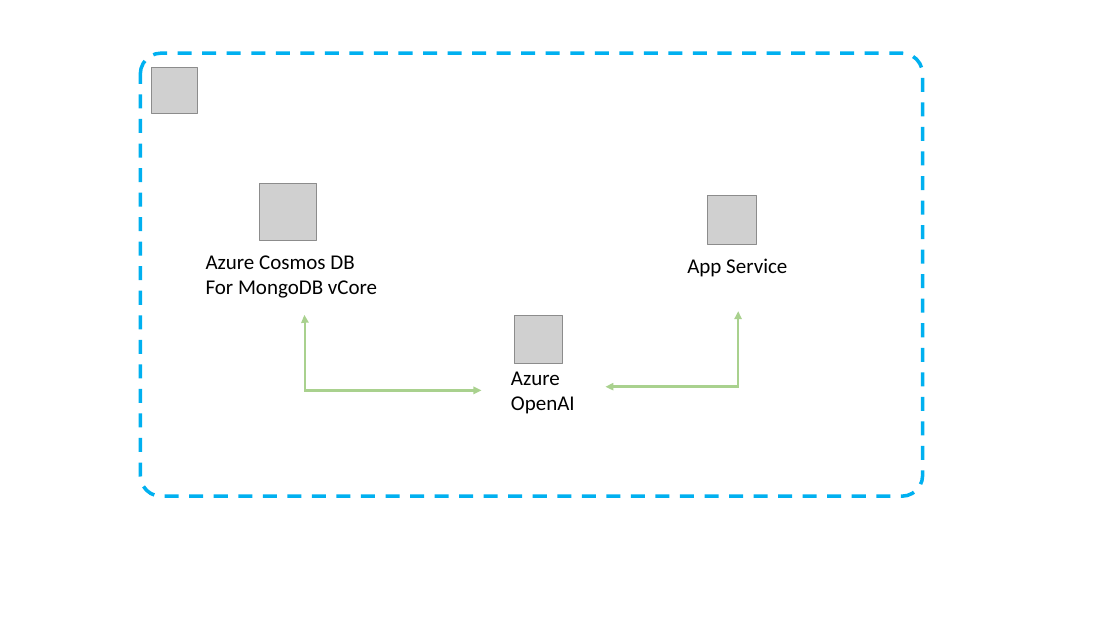
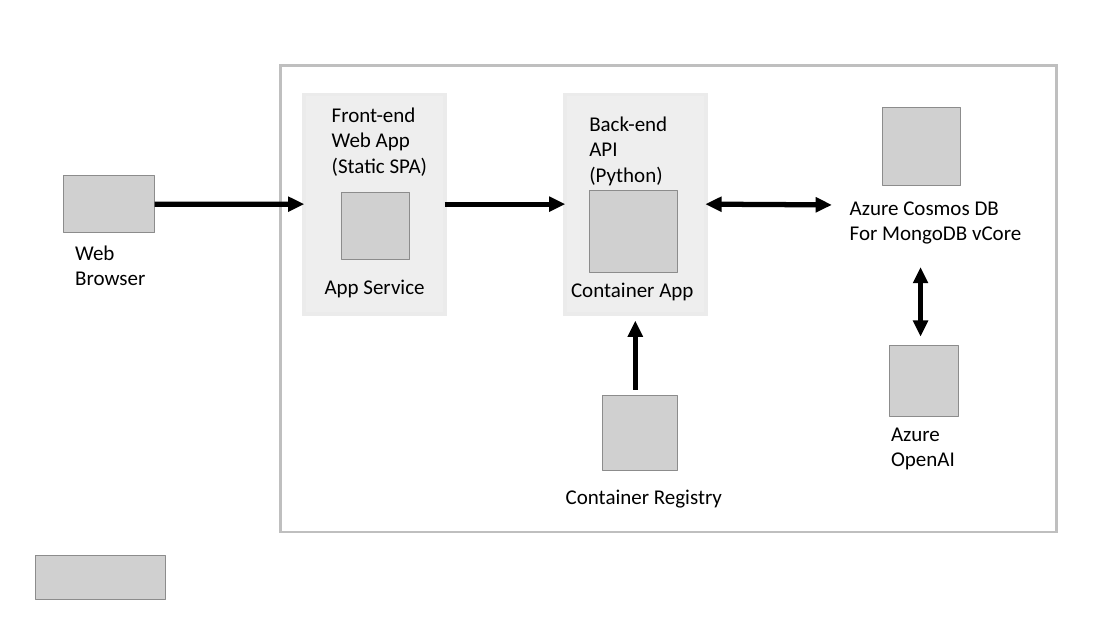
Before and after one commit to AzureCosmosDB/Azure-OpenAI-Python-Developer-Guide, a slide deck: slide 1 of assets/architecture.pptx. Drawn at 1120x630 pixels with LibreOffice and Linux fonts; fonts in the diff are those of the drawing; grey boxes stand for pictures. Boxes give left, top, right and bottom in pixels: in the first picture for what was removed or moved away, otherwise in the second. Text is boxed around its words. In the diff, an @@ line names an element or a change of style, - is before the commit and + after.

```diff
--- a/assets/architecture.pptx
+++ b/assets/architecture.pptx
@@ picture removed at (152, 68, 197, 113) @@
@@ rounded rectangle: place and size @@
-rounded rectangle at (140, 53, 923, 496)
+rounded rectangle at (281, 66, 1057, 532)
@@ rounded rectangle at (281, 66, 1057, 532): outline #00B0F0 3 pt dashed to #BFBFBF 2.25 pt; proportions changed @@
@@ rounded rectangle added at (304, 95, 445, 314), fill #EEEEEE, outline #EBEBEB 3 pt @@
@@ text added at (332, 107, 427, 176), 18 pt, text #000000 @@
+Front-end
+Web App
+(Static SPA)
@@ rounded rectangle added at (565, 95, 706, 314), fill #EEEEEE, outline #EBEBEB 3 pt @@
@@ text added at (589, 116, 667, 186), 18 pt, text #000000 @@
+Back-end
+API
+(Python)
@@ picture: place and size @@
-picture at (260, 183, 317, 240)
+picture at (883, 108, 961, 186)
@@ picture added at (64, 176, 155, 233) @@
@@ arrow added from (155, 204) to (304, 204), #000000 4.5 pt @@
@@ picture added at (342, 192, 410, 260) @@
@@ arrow added from (445, 204) to (565, 204), #000000 4.5 pt @@
@@ picture added at (589, 191, 677, 272) @@
@@ double arrow added from (706, 204) to (832, 205), #000000 4.5 pt @@
@@ picture removed at (707, 196, 756, 245) @@
@@ text "Azure Cosmos DB": place and size @@
-text "Azure Cosmos DB" at (206, 255, 377, 298)
+text "Azure Cosmos DB" at (850, 201, 1021, 244)
@@ text added at (75, 245, 145, 285), 18 pt, text #000000 @@
+Web
+Browser
@@ text "App Service": place and size @@
-text "App Service" at (687, 258, 787, 277)
+text "App Service" at (325, 279, 424, 298)
@@ double arrow added from (921, 267) to (921, 336), #000000 4.5 pt @@
@@ text added at (571, 282, 693, 301), 18 pt, text #000000 @@
+Container App
@@ elbow double arrow removed from (304, 315) to (481, 391) @@
@@ elbow double arrow removed from (739, 312) to (606, 386) @@
@@ arrow added from (635, 390) to (635, 321), #000000 4.5 pt @@
@@ picture: place and size @@
-picture at (514, 315, 562, 364)
+picture at (889, 345, 958, 416)
@@ picture added at (603, 396, 678, 471) @@
@@ text "Azure": place and size @@
-text "Azure" at (511, 371, 575, 414)
+text "Azure" at (891, 427, 955, 470)
@@ text added at (566, 489, 722, 508), 18 pt, text #000000 @@
+Container Registry
@@ picture added at (35, 555, 165, 600) @@
```
Also in this commit, not shown: 1 slide added, 1 slide removed, 4 other files.
